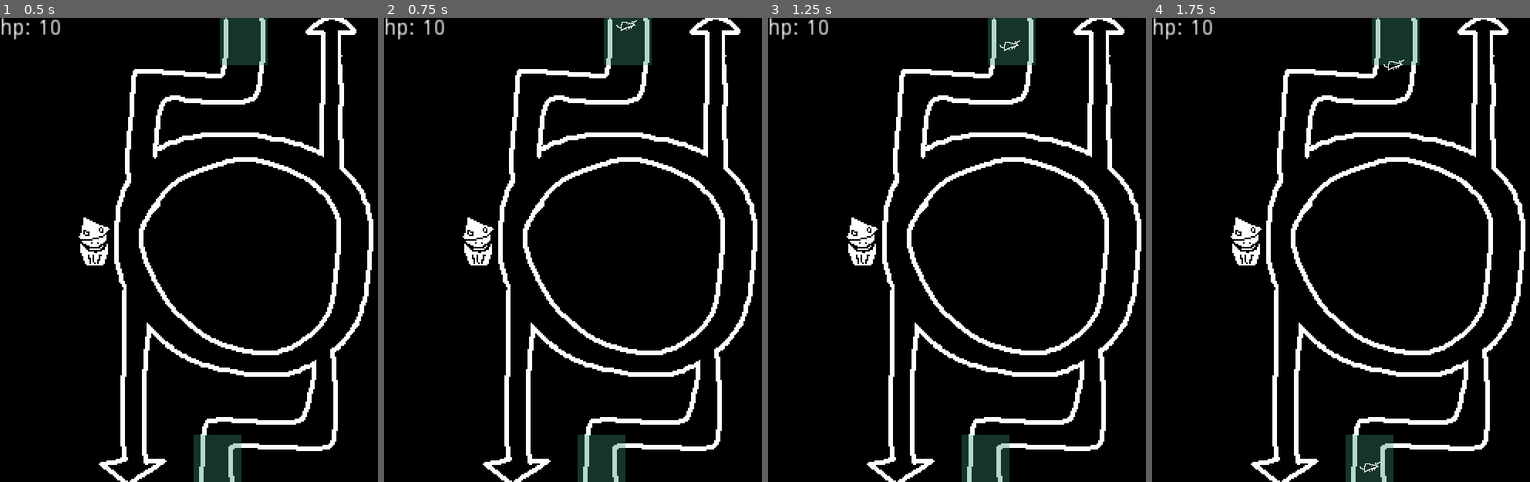
Above: before the commit, frames 1-4 (left to right).
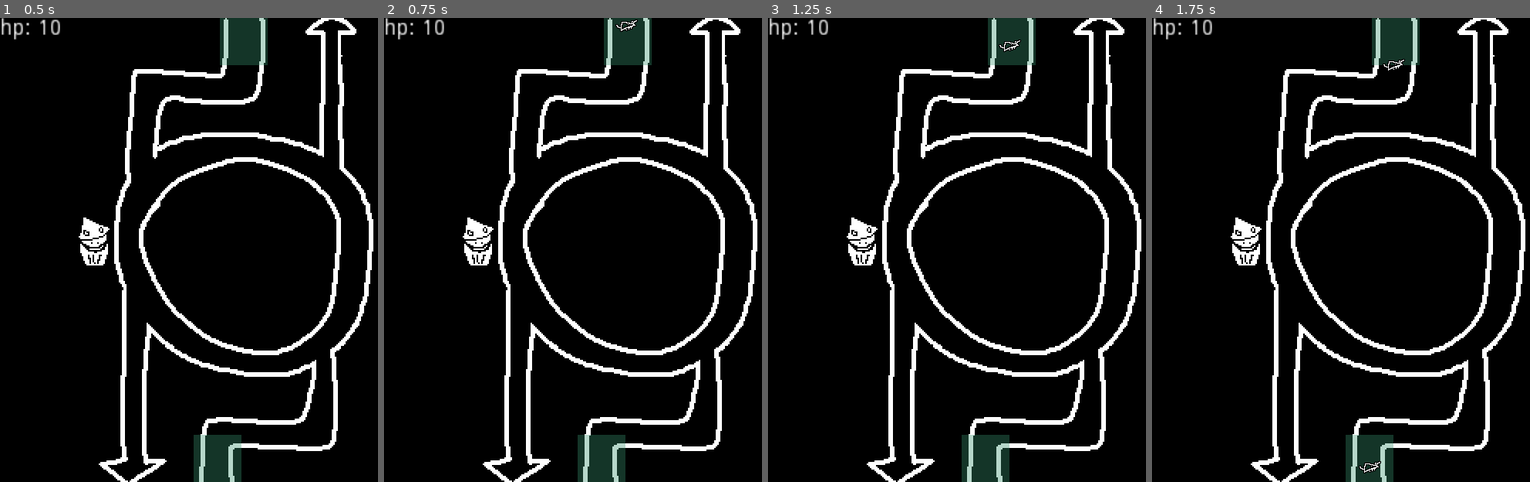
Above: after the commit, the same moments.

Repository: andymjchang/gmtk-2023
Game: Godot game, scene res://Scenes/Main.tscn
Same seed, same stepped clock (60 frames per second), same inputs: the game is played once before the commit and once after it.
Inputs (mouse positions are in pixels of both pictures, inside the frame that each line leads up to):
- Up to frame 1 (0.5 s): no input
- Up to frame 2 (0.75 s): tap Enter at 0.5 s; move the mouse to (625, 41) at 0.52 s; click (625, 41) at 0.6 s
- Up to frame 3 (1.25 s): no input
- Up to frame 4 (1.75 s): move the mouse to (1371, 458) at 1.27 s; click (1371, 458) at 1.35 s

Frame 1 is identical in both runs. In frame 2, less than 0.1% of the frame differs, in the area x 61-68%, y 0-3%; in frame 3, less than 0.1%; in frame 4, less than 0.1%, in the area x 54-67%, y 8-99%.

Commit message:
added outline shader

Diff:
--- a/Objects/TestUnit.tscn
+++ b/Objects/TestUnit.tscn
@@ -1,7 +1,8 @@
-[gd_scene load_steps=4 format=2]
+[gd_scene load_steps=5 format=2]
 
 [ext_resource path="res://Assets/rat1.png" type="Texture" id=1]
 [ext_resource path="res://Objects/TestUnit.gd" type="Script" id=2]
+[ext_resource path="res://Resources/outline_material.tres" type="Material" id=3]
 
 [sub_resource type="CircleShape2D" id=1]
 radius = 7.0
@@ -13,6 +14,7 @@
 shape = SubResource( 1 )
 
 [node name="Sprite2D" type="Sprite" parent="."]
+material = ExtResource( 3 )
 position = Vector2( 0, -1 )
 scale = Vector2( 0.5, 0.5 )
 texture = ExtResource( 1 )
--- /dev/null
+++ b/Resources/outline_material.tres
@@ -0,0 +1,8 @@
+[gd_resource type="ShaderMaterial" load_steps=2 format=2]
+
+[ext_resource path="res://Resources/outline_shader.tres" type="Shader" id=1]
+
+[resource]
+shader = ExtResource( 1 )
+shader_param/outline_color = null
+shader_param/opacity = 1.0
--- /dev/null
+++ b/Resources/outline_shader.tres
@@ -0,0 +1,26 @@
+[gd_resource type="Shader" format=2]
+
+[resource]
+code = "shader_type canvas_item;
+
+uniform vec4 outline_color : hint_color;
+uniform float opacity : hint_range(0, 1, 0.1);
+
+void fragment(){
+	float size_x = opacity/float(textureSize(TEXTURE, 0).x);
+	float size_y = opacity/float(textureSize(TEXTURE, 0).y);
+	vec4 sprite_color = texture(TEXTURE, UV);
+	float alpha = -8.0 * sprite_color.a;
+	alpha += texture(TEXTURE, UV + vec2(size_x, 0)).a;
+	alpha += texture(TEXTURE, UV + vec2(-size_x, 0)).a;
+	alpha += texture(TEXTURE, UV + vec2(0, size_y)).a;
+	alpha += texture(TEXTURE, UV + vec2(0, -size_y)).a;
+	//For outlining corners
+	//Change the -4.0 to -8.0 in alpa if adding these lines
+	alpha += texture(TEXTURE, UV + vec2(size_x, size_y)).a;
+	alpha += texture(TEXTURE, UV + vec2(-size_x, size_y)).a;
+	alpha += texture(TEXTURE, UV + vec2(-size_x, -size_y)).a;
+	alpha += texture(TEXTURE, UV + vec2(size_x, -size_y)).a;
+	vec4 final_color = mix(sprite_color, outline_color, clamp(alpha, 0.0, 1.0));
+	COLOR = vec4(final_color.rgb, clamp(abs(alpha) + sprite_color.a, 0.0, 1.0));
+}"
